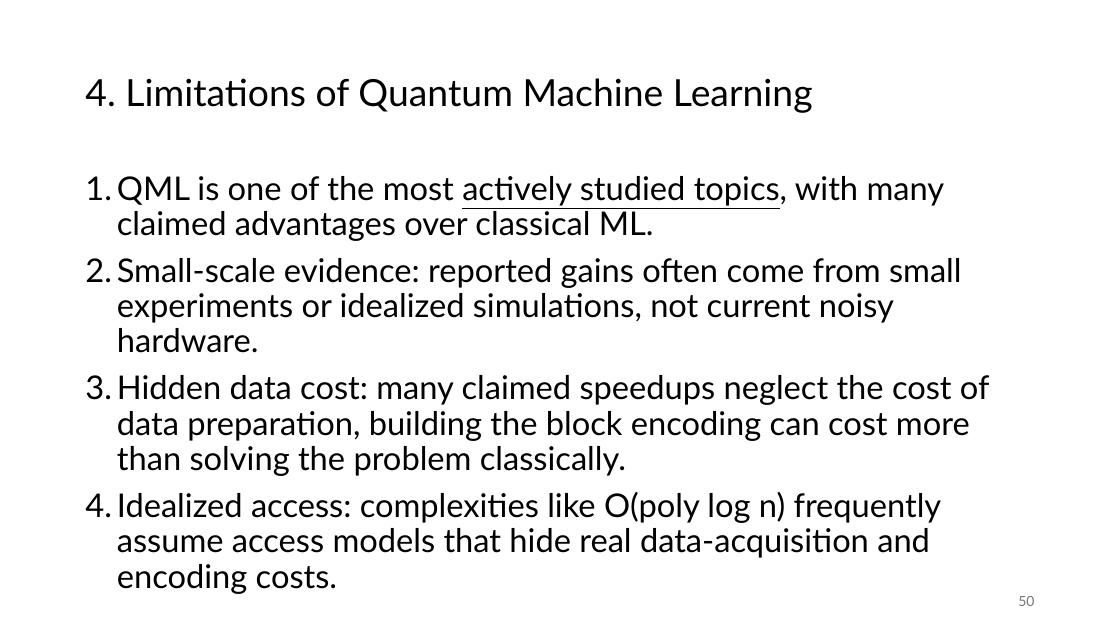
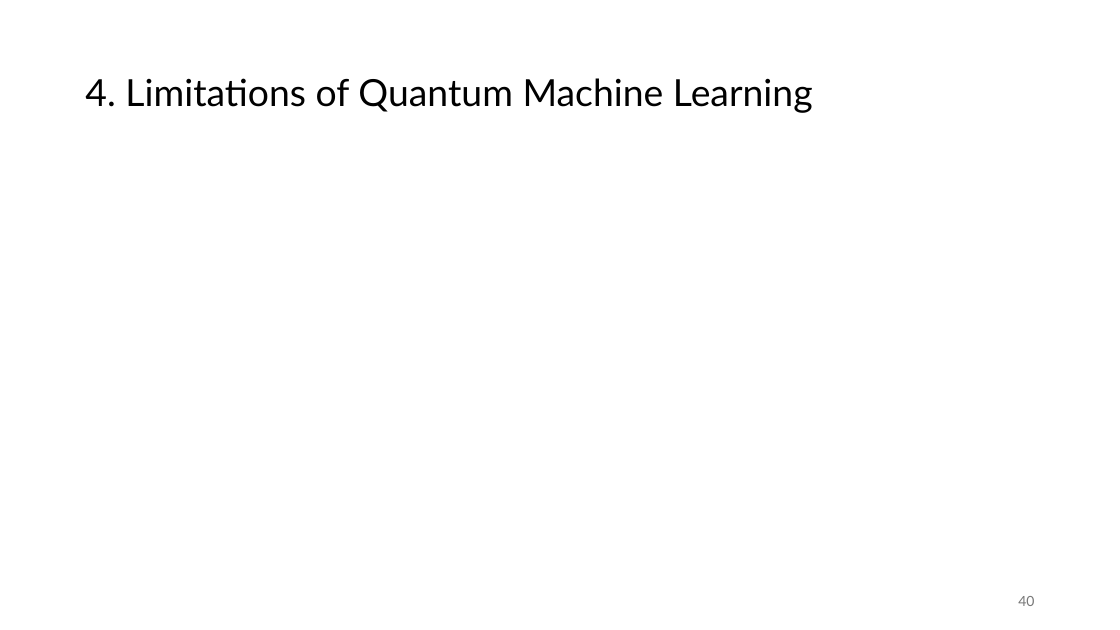
Before and after one commit to vutuanhai237/CourseMaterialsUIT, a slide deck: slide 40 of SExxx-Quantum computng/Slide/x. On Problems Quantum Computers Can Solve Efficiently (template).pptx (slide 50 before the commit). Drawn at 1120x630 pixels with LibreOffice and Linux fonts; fonts in the diff are those of the drawing; grey boxes stand for pictures. Boxes give left, top, right and bottom in pixels: in the first picture for what was removed or moved away, otherwise in the second. Text is boxed around its words. In the diff, an @@ line names an element or a change of style, - is before the commit and + after.

```diff
--- a/SExxx-Quantum computng/Slide/x. On Problems Quantum Computers Can Solve Efficiently (template).pptx
+++ b/SExxx-Quantum computng/Slide/x. On Problems Quantum Computers Can Solve Efficiently (template).pptx
@@ text removed at [117,176,990,558] @@
-1. QML is one of the most actively studied topics, with many claimed advantages over classical ML.
-2. Small-scale evidence: reported gains often come from small experiments or idealized simulations, not current noisy hardware.
-3. Hidden data cost: many claimed speedups neglect the cost of data preparation, building the block encoding can cost more than solving the problem classically.
-4. Idealized access: complexities like O(poly log n) frequently assume access models that hide real data-acquisition and encoding costs.
@@ page number at [1018,596,1034,606]: text changed @@
-50
+40
```
Also in this commit, not shown: 16 other slides changed, 1 slide added, 11 slides removed, 3 other files.
